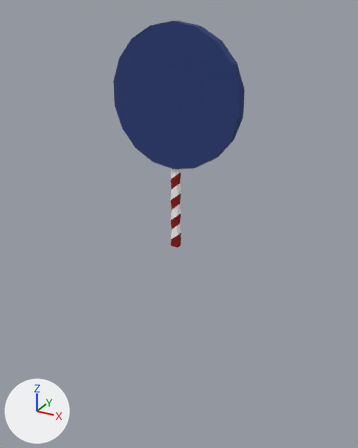
A saved change to the FBX model Assets/Meshes/Escenario/Piruleta.fbx.
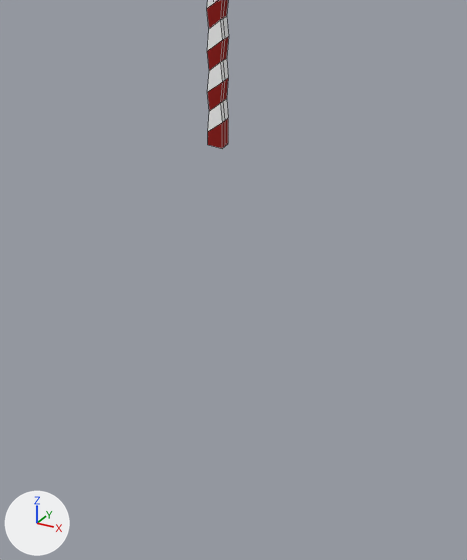
Each version appears first whole from a camera (50 mm lens) standing at (12.0, -21.5, 4.1) and looking at (-0.2, 0.7, -7.0), and next in a close-up on the part from 20% to 83% of the width and 39% to 100% of the height. Every picture has the same lights, and +X, +Y and +Z are marked at lower left. The close-ups show mesh edges as thin lines.

The first close-up shows 'Piruleta'.
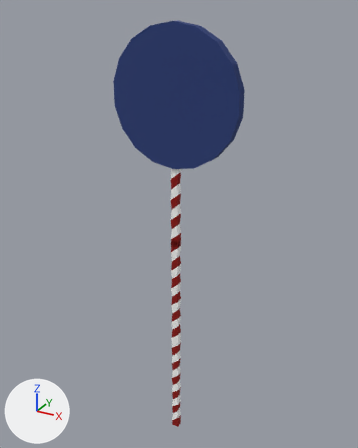
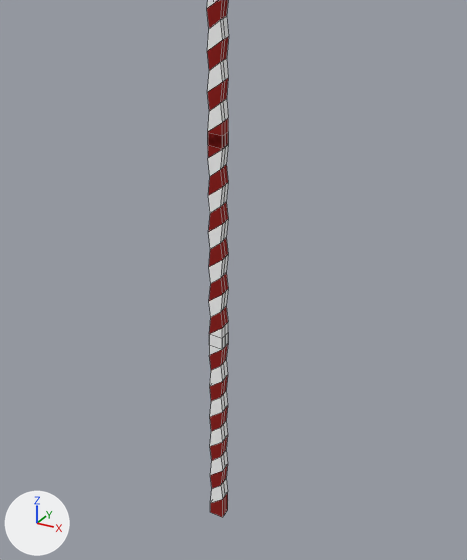
Commit message: Piruletas de fondo y imagenes

Edits to the bpy script that builds the scene:
```text
Change me_roundcube_004:
    where me_roundcube_004.from_pydata(...)  # 240 vertices, 222 faces; spans x -3.45..3.45, y -0.29..0.29, z -7.96..3.5
    used by ob_piruleta; location = (0.0, 0.0, 0.0)
    me_roundcube_004 part 1: the loose piece of 78 vertices spanning x -0.22..0.22, y -0.17..0.17, z -7.96..-1.08 is copied, and the copy is turned -180 degrees about the y axis through its middle, then moved by (0.0, 0.0, -6.53); it spans x -0.22..0.22, y -0.17..0.17, z -14.49..-7.6
    me_roundcube_004 part 2: the loose piece of 78 vertices spanning x -0.22..0.22, y -0.17..0.17, z -7.96..-1.08 is copied, and the copy is moved by (0.0, 0.0, -13.01); it spans x -0.22..0.22, y -0.17..0.17, z -20.97..-14.09
```

What differs and where, as boxes [x1, y1, x2, y2] in the close-ups (467 x 560 px):
'Piruleta', reshaped
    before: [207, 0, 229, 148]
    after: [207, 0, 229, 517]
part 1 of me_roundcube_004, added
    after: [208, 132, 228, 350]
part 2 of me_roundcube_004, added
    after: [209, 333, 228, 517]
